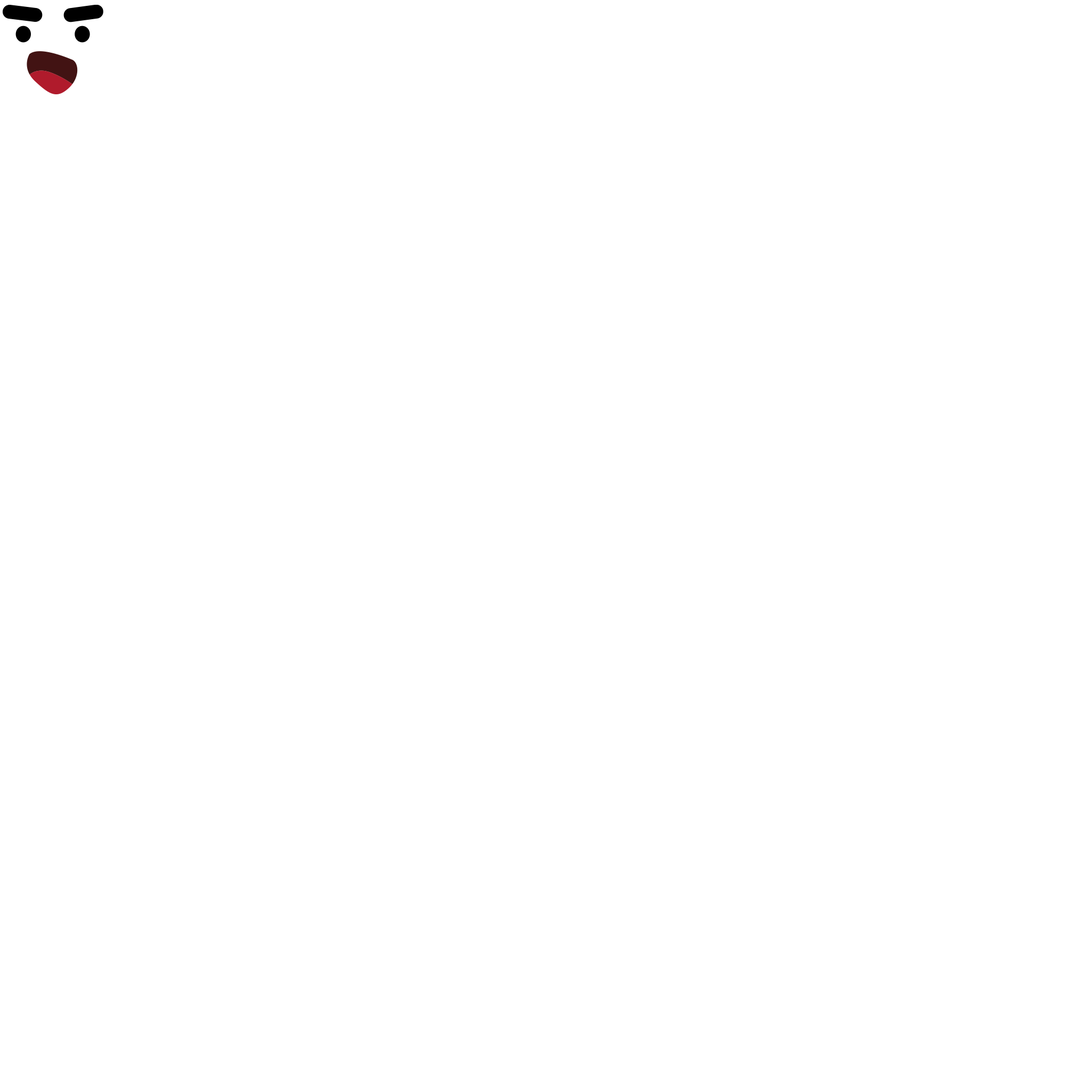
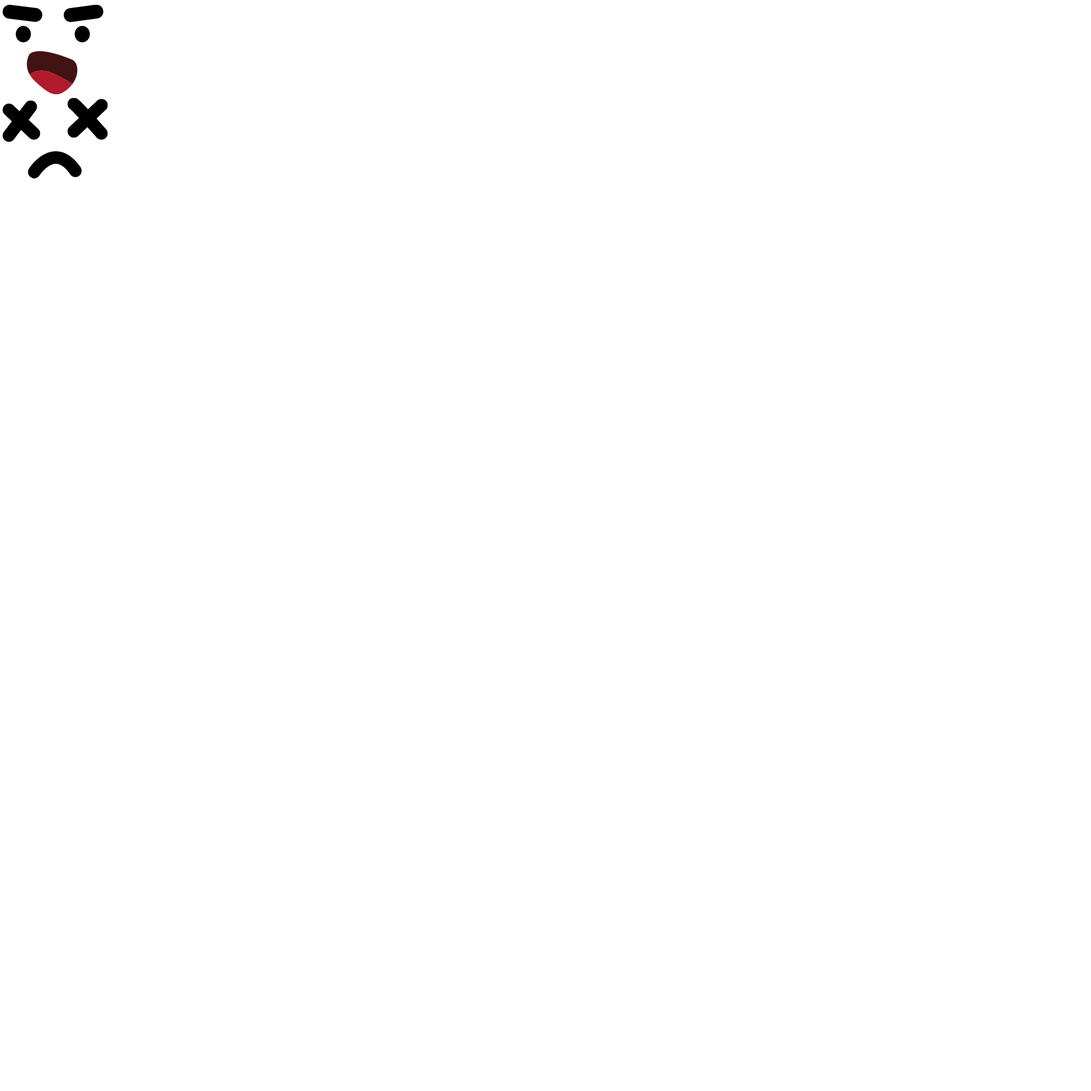
Layered file, before and after one edit (1091 × 1091). Changes by layer:
added layer "Layer 3" above "Layer 2" over (2, 98, 108, 179)
